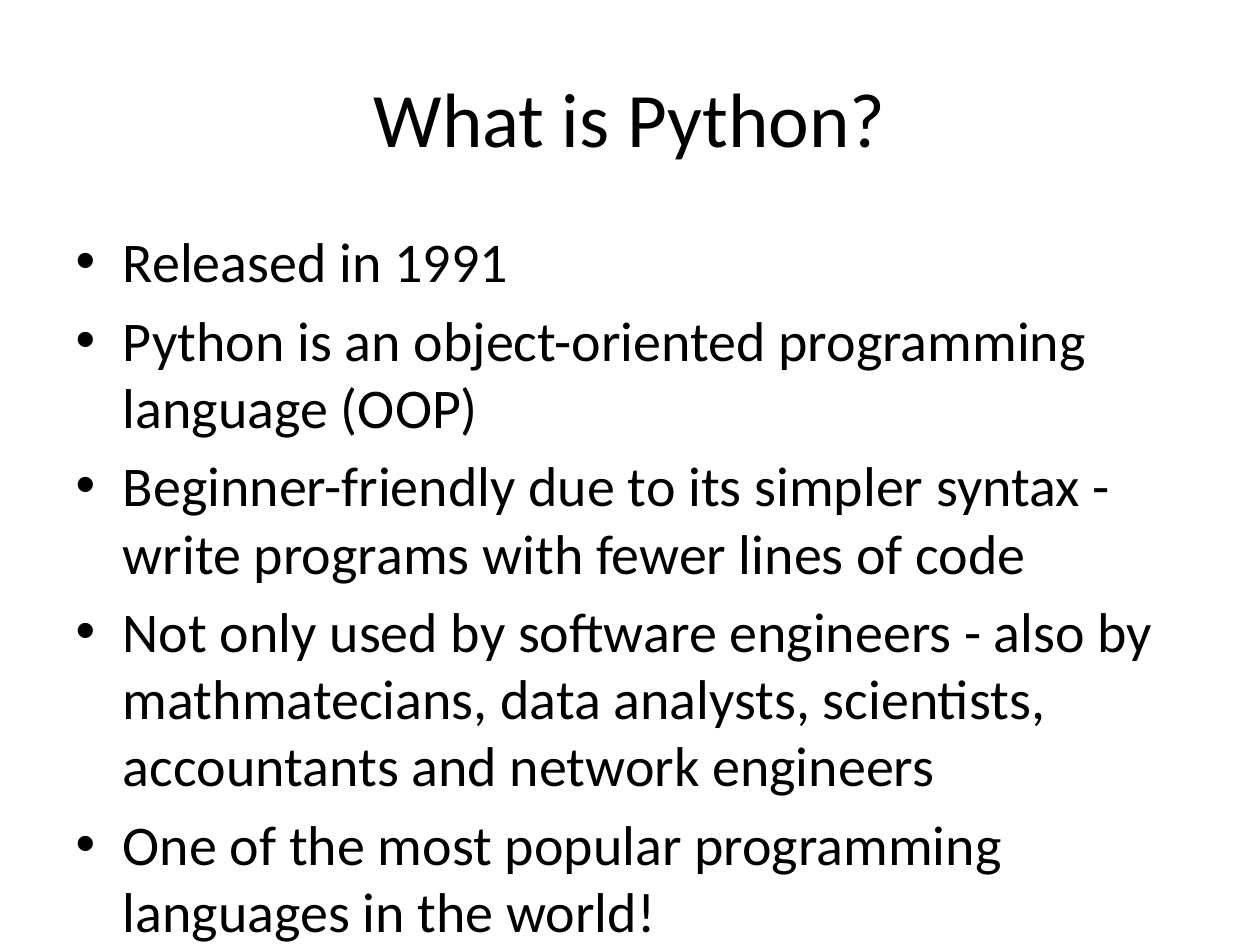
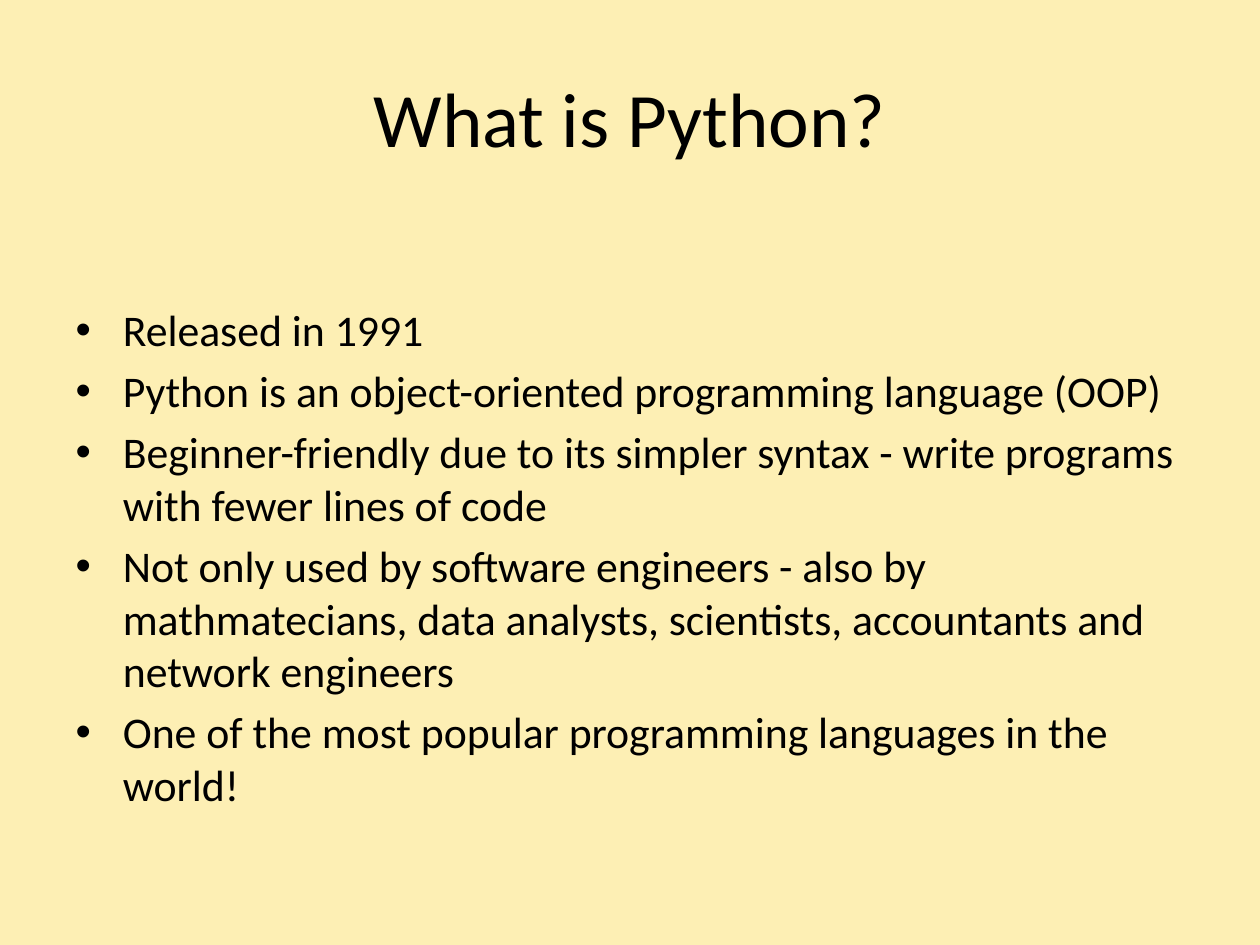
Before and after one commit to SofKov/PPT-Python, a slide deck: slide 2 of CN_PPT_Sofia.pptx. Drawn at 1260x945 pixels with LibreOffice and Linux fonts; fonts in the diff are those of the drawing. Boxes give left, top, right and bottom in pixels: in the first picture for what was removed or moved away, otherwise in the second. Text is boxed around its words. In the diff, an @@ line names an element or a change of style, - is before the commit and + after.

Commit message:
added background colour to slides, finished slides logic

```diff
--- a/CN_PPT_Sofia.pptx
+++ b/CN_PPT_Sofia.pptx
@@ background #FFFFFF to #FDEFB4 @@
@@ text "Released in 1991" at (123,315,1173,802): size 32 to 25 pt; less space between paragraphs @@
```
Also in this commit, not shown: 3 other slides changed, 5 slides added, 14 other files.
